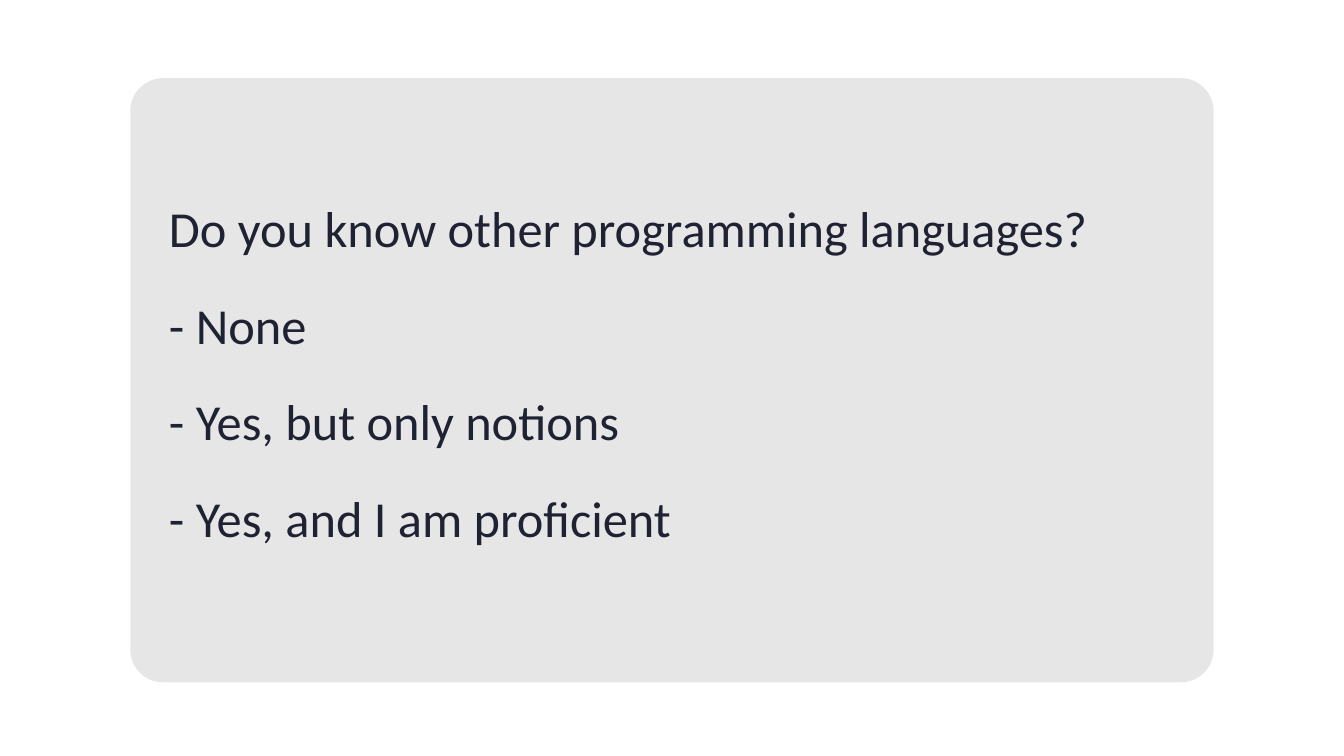
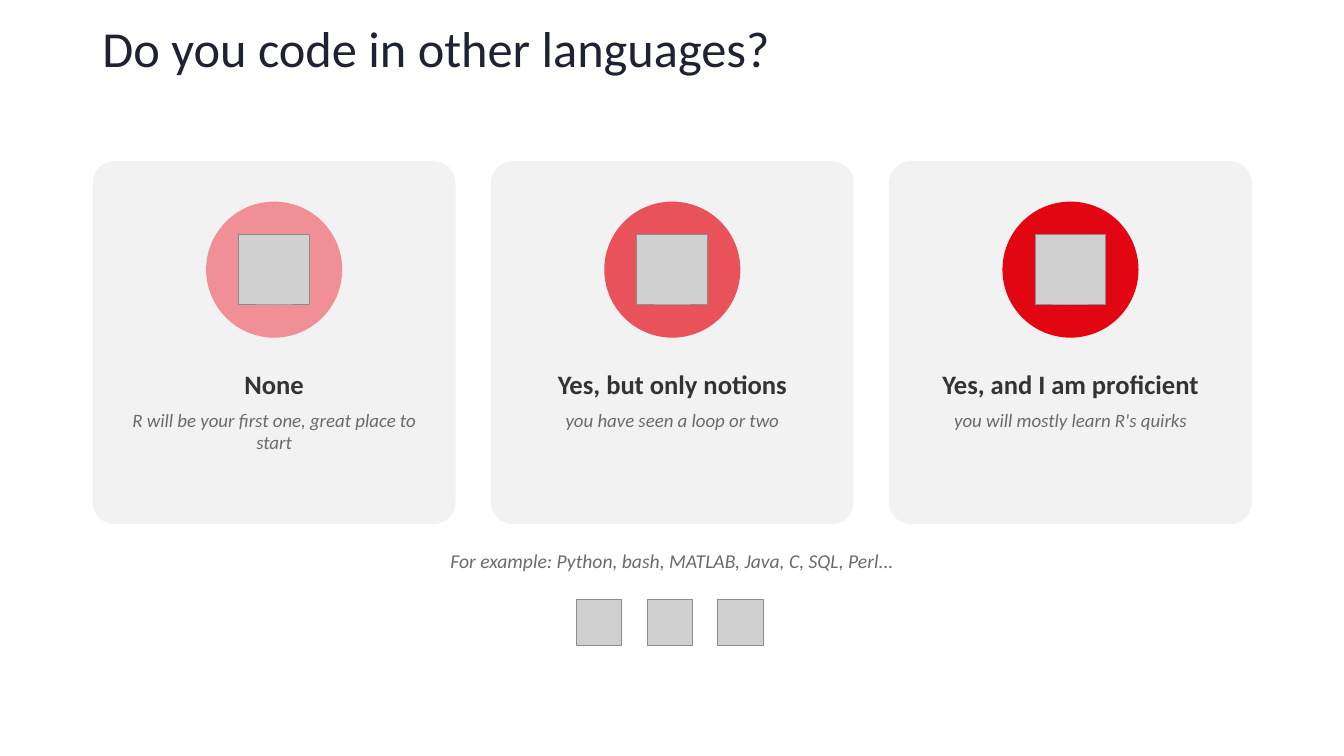
Before and after one commit to sib-swiss/first-steps-with-R-training, a slide deck: slide 7 of assets/pptx/First-steps-with-R_day1.pptx. Drawn at 1344x756 pixels with LibreOffice and Linux fonts; fonts in the diff are those of the drawing; grey boxes stand for pictures; background and template pictures are left out. Boxes give left, top, right and bottom in pixels: in the first picture for what was removed or moved away, otherwise in the second. Text is boxed around its words. In the diff, an @@ line names an element or a change of style, - is before the commit and + after.

```diff
--- a/assets/pptx/First-steps-with-R_day1.pptx
+++ b/assets/pptx/First-steps-with-R_day1.pptx
@@ title "Do you code in other ..." at (x1=102, y1=32, x2=770, y2=76): vertical alignment middle to top @@
@@ title at (x1=102, y1=32, x2=770, y2=76): text changed @@
-Do you know other programming languages?
-- None
-- Yes, but only notions
-- Yes, and I am proficient
+Do you code in other languages?
@@ rounded rectangle removed at (x1=130, y1=79, x2=1214, y2=684) @@
@@ rounded rectangle added at (x1=93, y1=161, x2=456, y2=524), fill #F2F2F2 @@
@@ rounded rectangle added at (x1=491, y1=161, x2=854, y2=524), fill #F2F2F2 @@
@@ rounded rectangle added at (x1=889, y1=161, x2=1252, y2=524), fill #F2F2F2 @@
@@ ellipse added at (x1=206, y1=202, x2=342, y2=338), fill #F09096 @@
@@ ellipse added at (x1=605, y1=202, x2=741, y2=338), fill #E9525B @@
@@ ellipse added at (x1=1003, y1=202, x2=1139, y2=338), fill #E20613 @@
@@ picture added at (x1=239, y1=234, x2=310, y2=304) @@
@@ picture added at (x1=637, y1=234, x2=708, y2=304) @@
@@ picture added at (x1=1035, y1=234, x2=1106, y2=304) @@
@@ text added at (x1=132, y1=376, x2=416, y2=449), 13.5 pt, text #6B6B6B, italic @@
+None
+R will be your first one, great place to start
@@ text added at (x1=558, y1=375, x2=786, y2=430), 13.5 pt, text #6B6B6B, italic @@
+Yes, but only notions
+you have seen a loop or two
@@ text added at (x1=942, y1=375, x2=1199, y2=430), 13.5 pt, text #6B6B6B, italic @@
+Yes, and I am proficient
+you will mostly learn R's quirks
@@ text added at (x1=450, y1=554, x2=893, y2=571), 14 pt, text #6B6B6B, italic @@
+For example: Python, bash, MATLAB, Java, C, SQL, Perl...
@@ picture added at (x1=577, y1=600, x2=622, y2=645) @@
@@ picture added at (x1=647, y1=600, x2=693, y2=645) @@
@@ picture added at (x1=718, y1=600, x2=763, y2=645) @@
```
Also in this commit, not shown: 22 other slides changed, 13 slides added, 4 slides removed, 12 other files.
